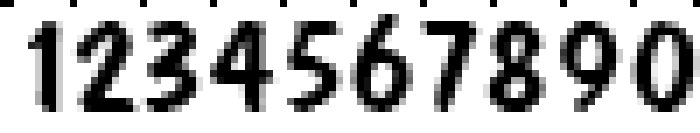
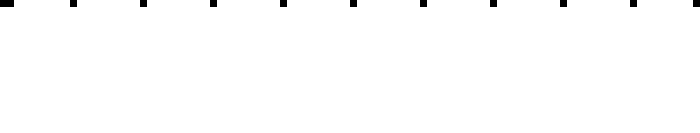
Before/after of a 700×133 layered artwork. What changed in the layer stack:
painted on "1234567890" over [28, 14, 700, 112]
